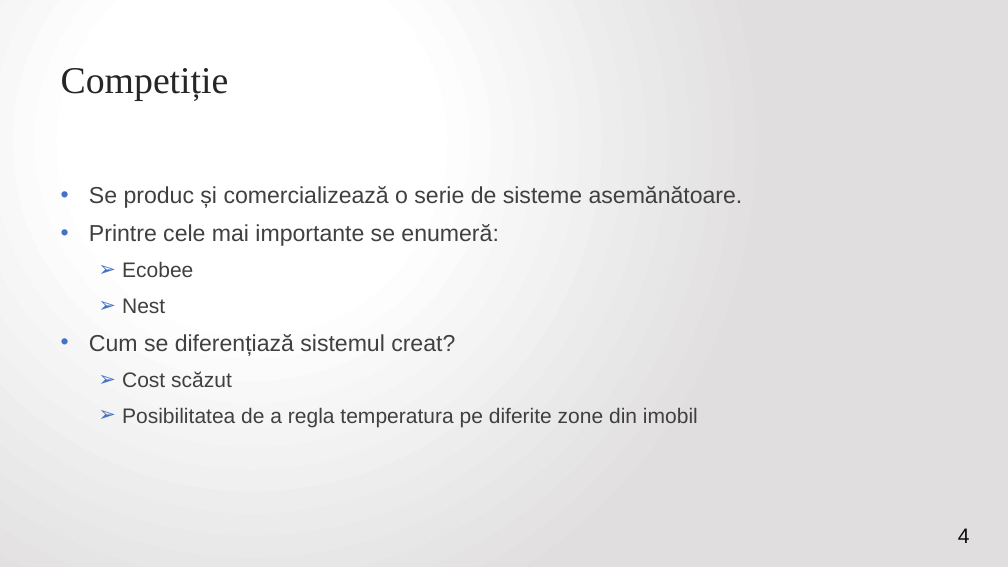
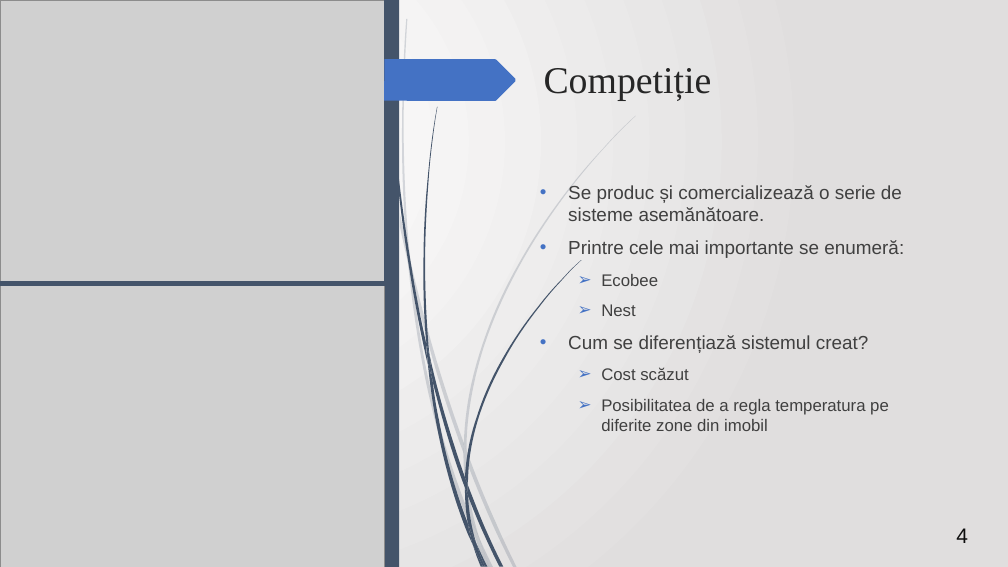
Before and after one commit to VitomirDragan/TemperatureManagement-IOT-, a slide deck: slide 4 of Prezentare/Termostat inteligent controlat printr-o aplicație web.pptx. Drawn at 1008x567 pixels with LibreOffice and Linux fonts; fonts in the diff are those of the drawing; grey boxes stand for pictures. Boxes give left, top, right and bottom in pixels: in the first picture for what was removed or moved away, otherwise in the second. Text is boxed around its words. In the diff, an @@ line names an element or a change of style, - is before the commit and + after.

```diff
--- a/Prezentare/Termostat inteligent controlat printr-o aplicație web.pptx
+++ b/Prezentare/Termostat inteligent controlat printr-o aplicație web.pptx
@@ picture added at bbox=[0, 0, 384, 284] @@
@@ rectangle added at bbox=[384, 0, 399, 567], fill #44546A @@
@@ freeform shape added at bbox=[384, 59, 516, 101], fill #4472C4 @@
@@ title "Competiție": place and size @@
-title "Competiție" at bbox=[61, 68, 229, 101]
+title "Competiție" at bbox=[544, 68, 712, 101]
@@ text "Se produc și comercializează o ...": place and size @@
-text "Se produc și comercializează o ..." at bbox=[89, 186, 743, 427]
+text "Se produc și comercializează o ..." at bbox=[568, 185, 904, 431]
@@ text "Se produc și comercializează o ..." at bbox=[568, 185, 904, 431]: size 22 to 18 pt in "Se produc și comercializează o serie de ...", "Printre cele mai importante se enumeră:", "Cum se diferențiază sistemul creat?"; size 20 to 16 pt in "Ecobee", "Nest", "Cost scăzut", "Posibilitatea de a regla temperatura pe diferite ..."; alignment justified to left @@
@@ picture added at bbox=[0, 284, 384, 567] @@
@@ line added from (0, 284) to (386, 284), #44546A 4 pt @@
@@ group added at bbox=[386, 0, 582, 567]: 12 freeform shapes @@
@@ group added at bbox=[400, 19, 636, 567]: 12 freeform shapes @@
@@ page number at bbox=[956, 528, 968, 543]: line spacing 1 to 0.9; more space between paragraphs @@
```
Also in this commit, not shown: 3 other slides changed, 2 slides added, 6 slides removed, 10 other files.
